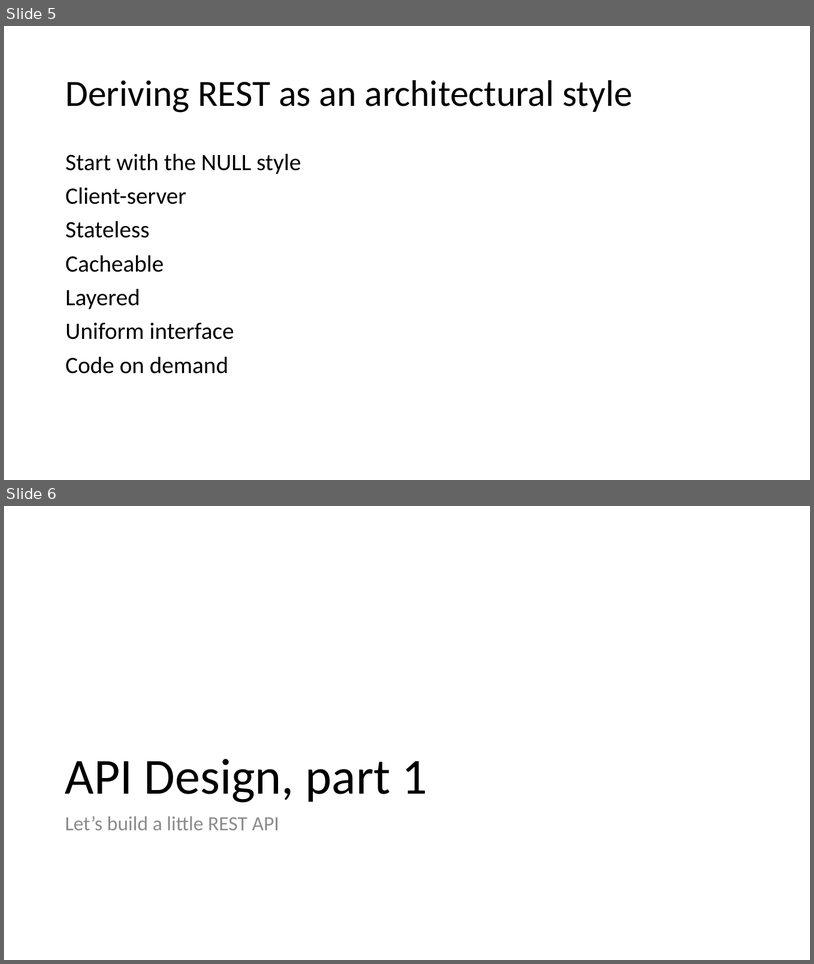
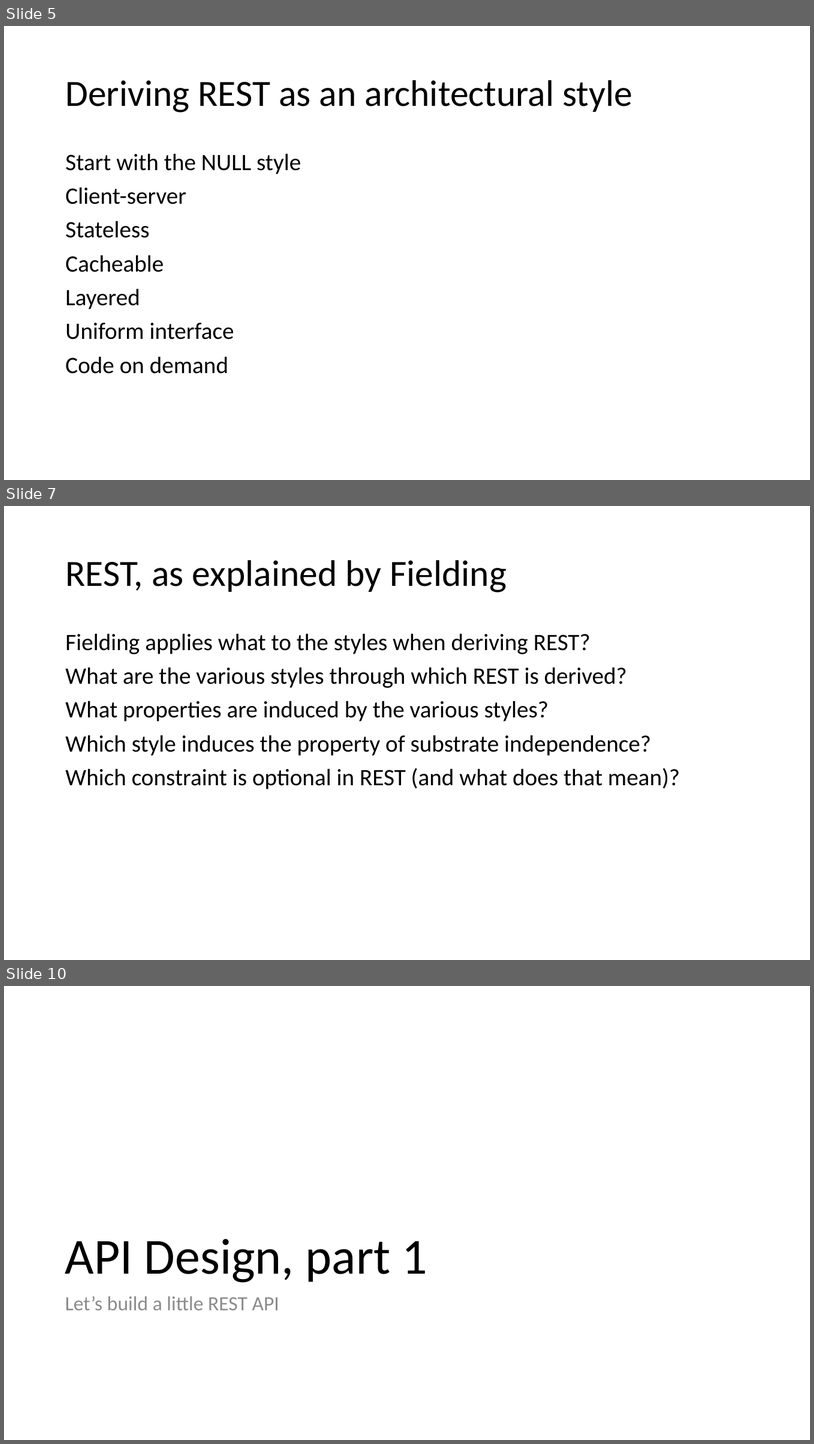
Before and after one commit to spoorthibhat/SU_CPSC_5200_19WQ, a slide deck: lectures/01 - REST and docker.pptx. Shown one above the other, each under a label of ours: slides 5 and 6 before the commit, slides 5, 7 and 10 after it; the slides between them are not shown. The pictures are 814x964 and 814x1444 pixels, drawn with LibreOffice and Linux fonts; fonts in the diff are those of the drawing. Boxes give left, top, right and bottom in pixels: in the first picture for what was removed or moved away, otherwise in the second. Text is boxed around its words. In the diff, an @@ line names an element or a change of style, - is before the commit and + after.

```diff
--- a/lectures/01 - REST and docker.pptx
+++ b/lectures/01 - REST and docker.pptx
@@ slide 7 added at (x1=4, y1=506, x2=810, y2=960), background #FFFFFF @@
@@ title added at (x1=65, y1=560, x2=507, y2=592), 44 pt, text #000000 @@
+REST, as explained by Fielding
@@ text added at (x1=65, y1=633, x2=680, y2=789), 28 pt, text #000000 @@
+Fielding applies what to the styles when deriving REST?
+What are the various styles through which REST is derived?
+What properties are induced by the various styles?
+Which style induces the property of substrate independence?
+Which constraint is optional in REST (and what does that mean)?
@@ what was slide 6 is now slide 10 @@
```
Also in this commit, not shown: 3 other slides added, 1 other file.
